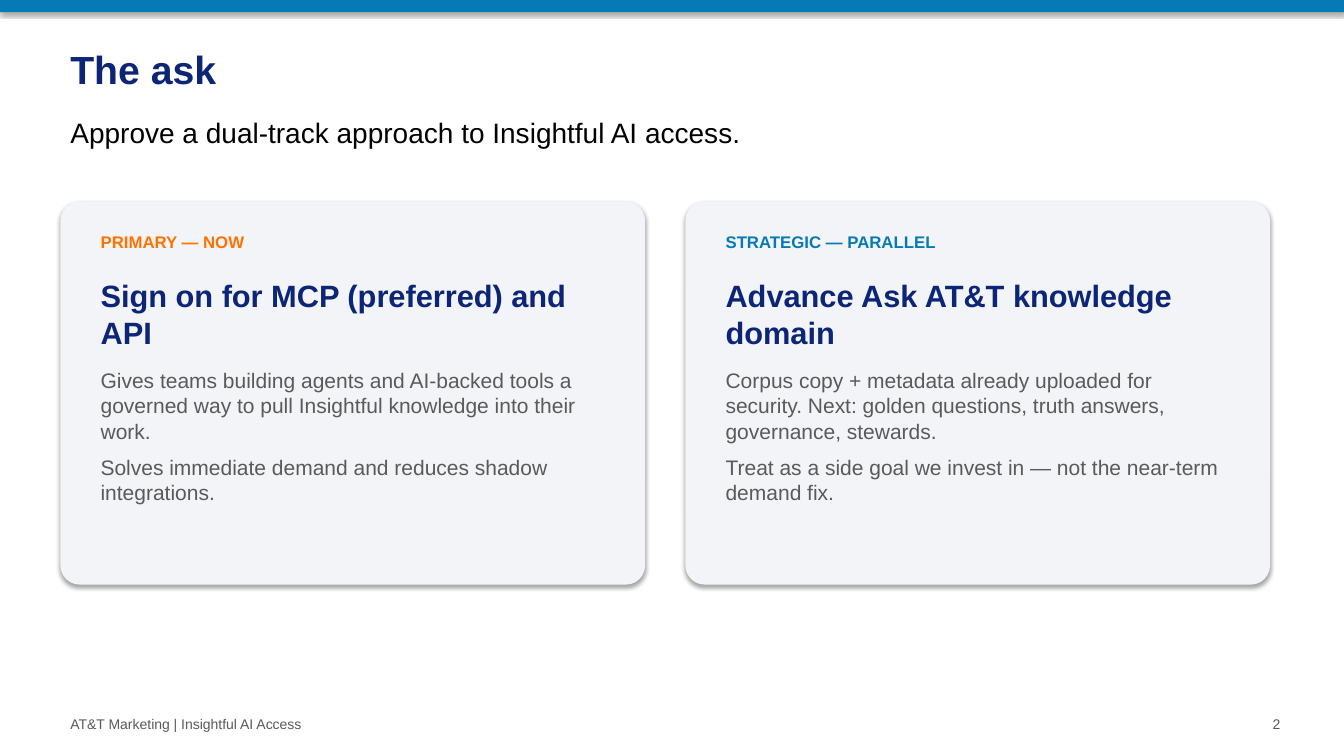
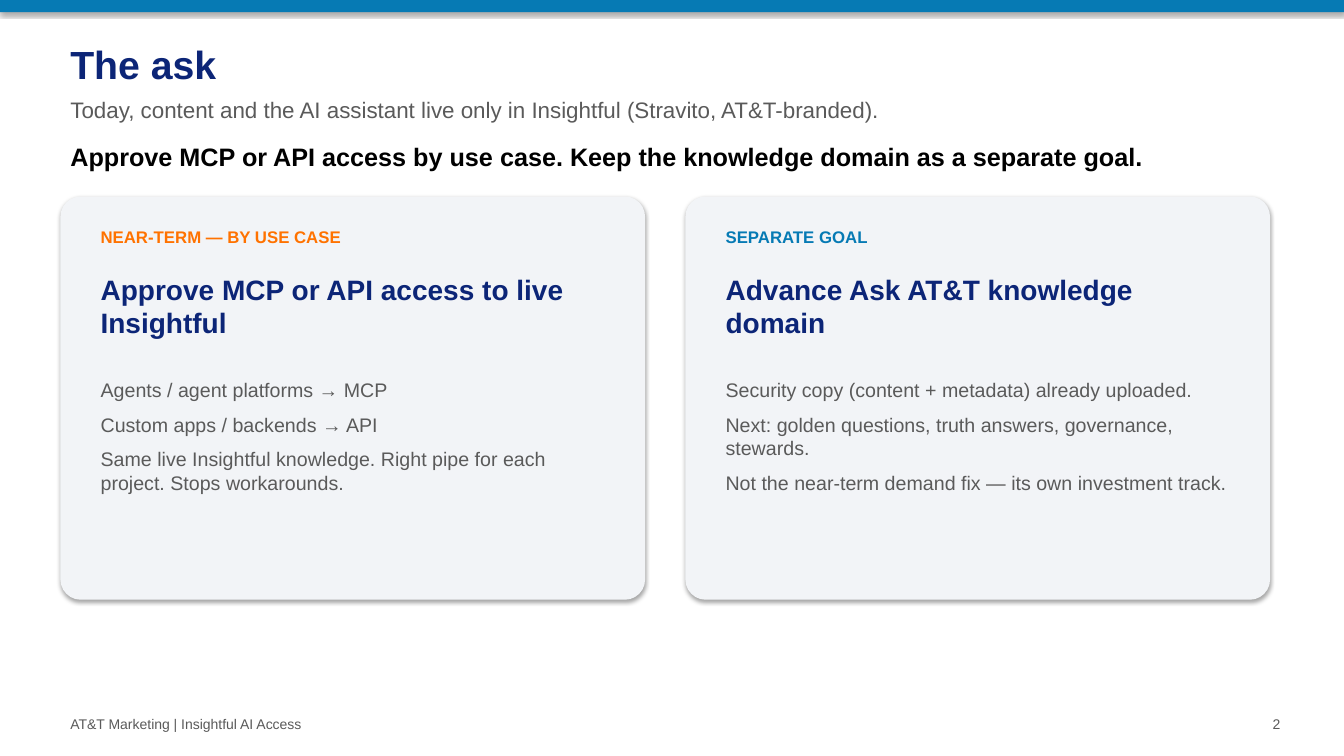
Before and after one commit to ChristophToth/ai-data-science-team, a slide deck: slide 2 of presentations/cmo-insightful-ai-access/CMO_Insightful_AI_Access_Recommendation.pptx. Drawn at 1344x756 pixels with LibreOffice and Linux fonts; fonts in the diff are those of the drawing. Boxes give left, top, right and bottom in pixels: in the first picture for what was removed or moved away, otherwise in the second. Text is boxed around its words. In the diff, an @@ line names an element or a change of style, - is before the commit and + after.

```diff
--- a/presentations/cmo-insightful-ai-access/CMO_Insightful_AI_Access_Recommendation.pptx
+++ b/presentations/cmo-insightful-ai-access/CMO_Insightful_AI_Access_Recommendation.pptx
@@ text "The ask" moved from (x1=70, y1=55, x2=216, y2=85) to (x1=70, y1=50, x2=216, y2=80) @@
@@ text added at (x1=70, y1=102, x2=878, y2=123), 16 pt, text #5A5A5A @@
+Today, content and the AI assistant live only in Insightful (Stravito, AT&T-branded).
@@ text removed at (x1=70, y1=122, x2=740, y2=148) @@
-Approve a dual-track approach to Insightful AI access.
@@ text added at (x1=70, y1=147, x2=1143, y2=171), 18 pt, text #000000, bold @@
+Approve MCP or API access by use case. Keep the knowledge domain as a separate goal.
@@ rounded rectangle resized from (x1=60, y1=202, x2=645, y2=585) to (x1=60, y1=197, x2=645, y2=600) @@
@@ rounded rectangle resized from (x1=686, y1=202, x2=1270, y2=585) to (x1=686, y1=197, x2=1270, y2=600) @@
@@ text removed at (x1=101, y1=236, x2=244, y2=248) @@
-PRIMARY — NOW
@@ text added at (x1=101, y1=231, x2=341, y2=243), 12 pt, text #FF7200, bold @@
+NEAR-TERM — BY USE CASE
@@ text removed at (x1=726, y1=236, x2=935, y2=248) @@
-STRATEGIC — PARALLEL
@@ text added at (x1=726, y1=231, x2=867, y2=243), 12 pt, text #067AB4, bold @@
+SEPARATE GOAL
@@ text "Advance Ask AT&T knowledge domain" at (x1=726, y1=279, x2=1133, y2=334): size 22 to 20 pt @@
@@ text at (x1=101, y1=279, x2=563, y2=338): text changed; size 22 to 20 pt @@
-Sign on for MCP (preferred) and API
+Approve MCP or API access to live Insightful
@@ text at (x1=101, y1=383, x2=546, y2=494): text changed; size 15 to 14 pt @@
-Gives teams building agents and AI-backed tools a governed way to pull Insightful knowledge into their work.
-Solves immediate demand and reduces shadow integrations.
+Agents / agent platforms → MCP
+Custom apps / backends → API
+Same live Insightful knowledge. Right pipe for each project. Stops workarounds.
@@ text at (x1=726, y1=383, x2=1226, y2=490): text changed; size 15 to 14 pt @@
-Corpus copy + metadata already uploaded for security. Next: golden questions, truth answers, governance, stewards.
-Treat as a side goal we invest in — not the near-term demand fix.
+Security copy (content + metadata) already uploaded.
+Next: golden questions, truth answers, governance, stewards.
+Not the near-term demand fix — its own investment track.
```
Also in this commit, not shown: 4 other slides changed, 4 other files.
